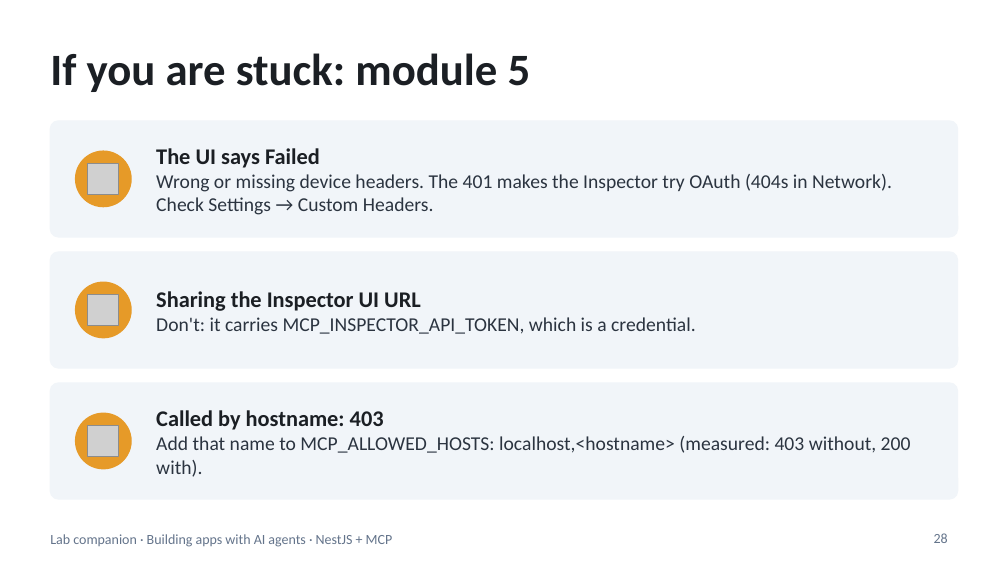
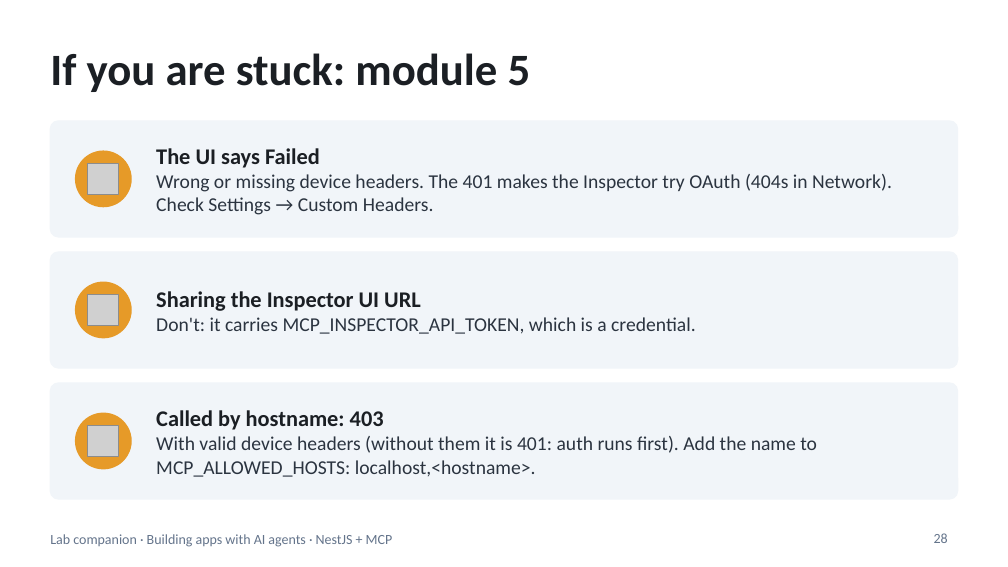
Before and after one commit to blazaga/ai-training-modules, a slide deck: slide 28 of docs/ai-agent-training/slides/lab-companion.pptx. Drawn at 1008x567 pixels with LibreOffice and Linux fonts; fonts in the diff are those of the drawing; grey boxes stand for pictures. Boxes give left, top, right and bottom in pixels: in the first picture for what was removed or moved away, otherwise in the second. Text is boxed around its words. In the diff, an @@ line names an element or a change of style, - is before the commit and + after.

```diff
--- a/docs/ai-agent-training/slides/lab-companion.pptx
+++ b/docs/ai-agent-training/slides/lab-companion.pptx
@@ text at [156, 436, 817, 477]: text changed @@
-Add that name to MCP_ALLOWED_HOSTS: localhost,<hostname> (measured: 403 without, 200 with).
+With valid device headers (without them it is 401: auth runs first). Add the name to MCP_ALLOWED_HOSTS: localhost,<hostname>.
```
Also in this commit, not shown: 7 other slides changed, 14 other files.
